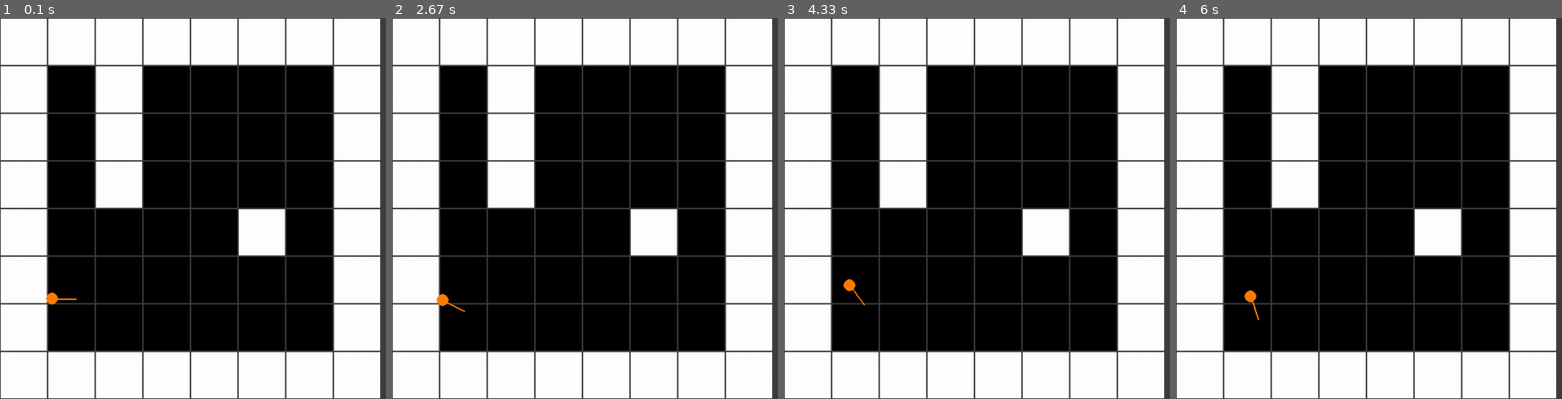
Above: before the commit, frames 1-4 (left to right).
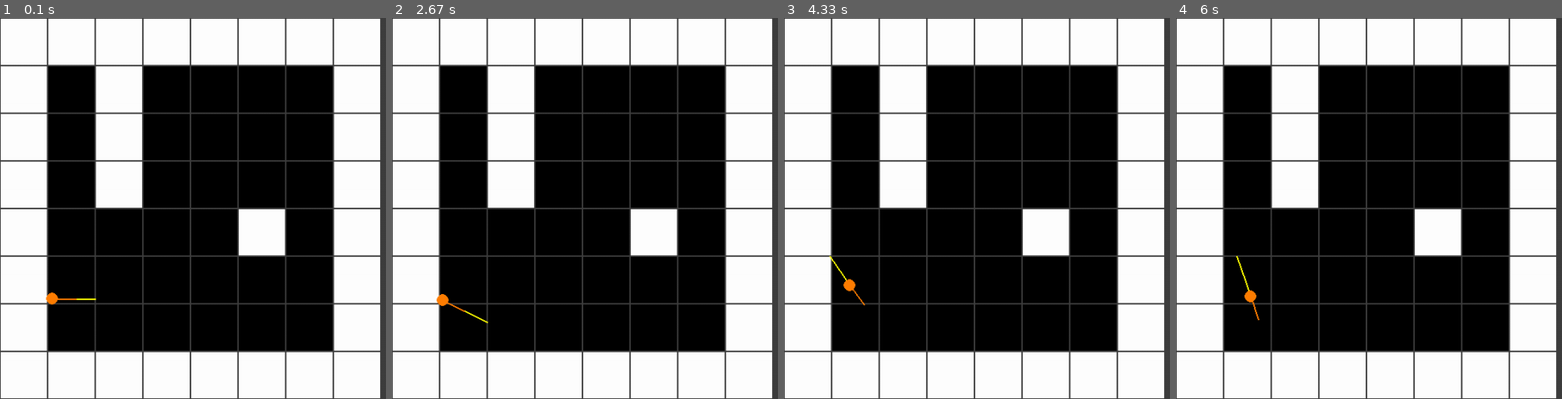
Above: after the commit, the same moments.

Repository: LarsonAustin/Python-Projects
Game: pygame game, started from Pygame/doom/main.py
Two runs of this game, one before a commit and one after it. Both use one fixed random seed, a clock stepped at 60 frames per second and the inputs below.
Inputs:
- Up to frame 1 (0.1 s): no input
- Up to frame 2 (2.67 s): hold D 0.33-0.8 s; hold W 0.83-1.13 s; hold D 1.17-1.63 s; hold A 1.67-2.2 s; hold S 2.23-2.53 s; hold A from 2.57 s (still down)
- Up to frame 3 (4.33 s): release A at 2.97 s; hold W 3-3.37 s; hold D 3.4-4.03 s; hold S from 4.07 s (still down)
- Up to frame 4 (6 s): release S at 4.43 s; hold A 4.47-4.93 s; hold D 4.97-5.43 s; hold W 5.47-5.77 s; hold D from 5.8 s (still down)

The runs differ from the first frame. In frame 1, less than 0.1% of the frame differs, in the area x 19-25%, y 73-75%; in frame 2, less than 0.1%; in frame 3, less than 0.1%; in frame 4, less than 0.1%, in the area x 15-20%, y 62-72%.

Commit message:
janky ray caster

Diff:
--- a/Pygame/doom/game.py
+++ b/Pygame/doom/game.py
@@ -34,13 +34,13 @@
 
 
     def update_physics(self):
-        pass
+        pass #self.player.cast_ray(self.map)
 
     def update_graphics(self):
         self.window.fill(colors.DARK_GREY)
 
         self.map.draw(self.window, pygame.Vector2(0, 0))
-        self.player.draw(self.window, self.cameras["player"])
+        self.player.draw(self.window, self.cameras["player"], self.map.grid)
 
         pygame.display.update()
         self.clock.tick(self.max_framerate)
--- a/Pygame/doom/player.py
+++ b/Pygame/doom/player.py
@@ -4,6 +4,7 @@
 
 import colors
 from camera import Camera
+from ray import Ray
 
 
 RADIUS = 8
@@ -20,10 +21,18 @@
     def direction_vector(self):
         return Vector2(math.cos(self.direction), math.sin(self.direction))
 
-    def cast_ray(self):
-        ray = self.direction_vector()
+    def cast_ray(self, map):
+        ray = Ray(self.direction, self.position)
+        return ray.cast(map)
 
-    def draw(self, surface: pygame.Surface, camera: Camera):
+    def draw(self, surface: pygame.Surface, camera: Camera, map):
+        pygame.draw.line(
+            surface,
+            colors.YELLOW,
+            camera.to_screen(self.position),
+            camera.to_screen(self.position + self.cast_ray(map)),
+            2
+        )
         pygame.draw.circle(
             surface,
             PLAYER_COLOR,
--- /dev/null
+++ b/Pygame/doom/ray.py
@@ -0,0 +1,81 @@
+from pygame import Vector2
+import math
+
+
+MAX_DEPTH = 9
+
+
+class Ray:
+    def __init__(self, angle, origin: Vector2 = Vector2(0, 0)):
+        self.vector = Vector2(math.cos(angle), math.sin(angle))
+        self.origin = origin
+
+    def cast_x(self, grid):
+        x_ray = self.vector * (1 / (self.vector.y - 0.0000001))
+
+        if self.vector.y > 0:
+            x_offset = x_ray * (1 - (self.origin.y % 1))
+            for i in range(MAX_DEPTH):
+                cast = self.origin + x_offset + (i * x_ray)
+                cast.y += 0.1
+                try:
+                    #print(int(cast.x), int(cast.y))
+                    g = grid[int(cast.x)][int(cast.y)]
+                    if g:
+                        return x_offset + (i * x_ray)
+                except:
+                    pass
+        else:
+            x_offset = x_ray * (self.origin.y % 1)
+            x_offset = -x_offset
+            for i in range(MAX_DEPTH):
+                cast = self.origin + x_offset + (i * x_ray)
+                cast.y -= 0.1
+                try:
+                    #print(int(cast.x), int(cast.y))
+                    g = grid[int(cast.x)][int(cast.y)]
+                    if g:
+                        return x_offset + (i * x_ray)
+                except:
+                    pass
+        return Vector2(100, 100)
+
+
+    def cast_y(self, grid):
+        y_ray = self.vector * (1 / (self.vector.x - 0.0000001))
+
+        if self.vector.x > 0:
+            y_offset = y_ray * (1 - (self.origin.x % 1))
+            for i in range(MAX_DEPTH):
+                cast = self.origin + y_offset + (i * y_ray)
+                cast.x += 0.1
+                try:
+                    #print(int(cast.y), int(cast.y))
+                    g = grid[int(cast.y)][int(cast.x)]
+                    if g:
+                        return y_offset + (i * y_ray)
+                except:
+                    pass
+        else:
+            y_offset = y_ray * (self.origin.x % 1)
+            y_offset = -y_offset
+            for i in range(MAX_DEPTH):
+                cast = self.origin + y_offset + (i * y_ray)
+                cast.x -= 0.1
+                try:
+                    #print(int(cast.y), int(cast.y))
+                    g = grid[int(cast.y)][int(cast.x)]
+                    if g:
+                        return y_offset + (i * y_ray)
+                except:
+                    pass
+        return Vector2(100, 100)
+
+
+    def cast(self, grid):
+        x_ray = self.cast_x(grid)
+        y_ray = self.cast_y(grid)
+
+        if x_ray.magnitude() > y_ray.magnitude():
+            return y_ray
+        return x_ray
